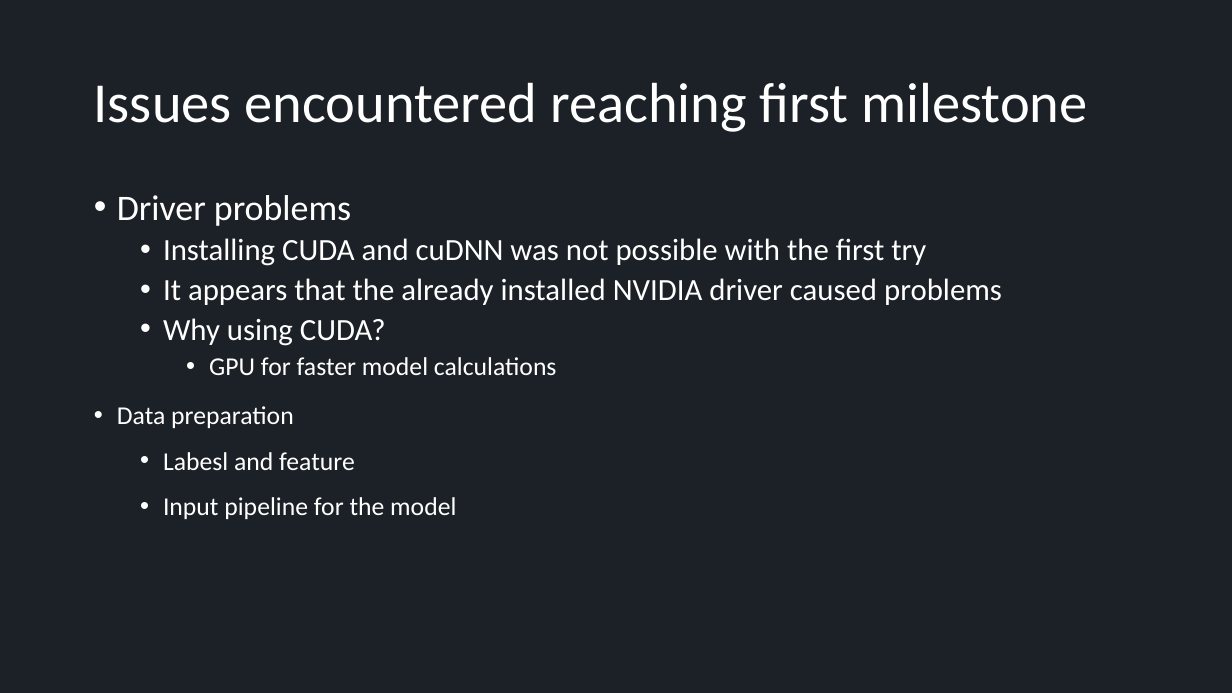
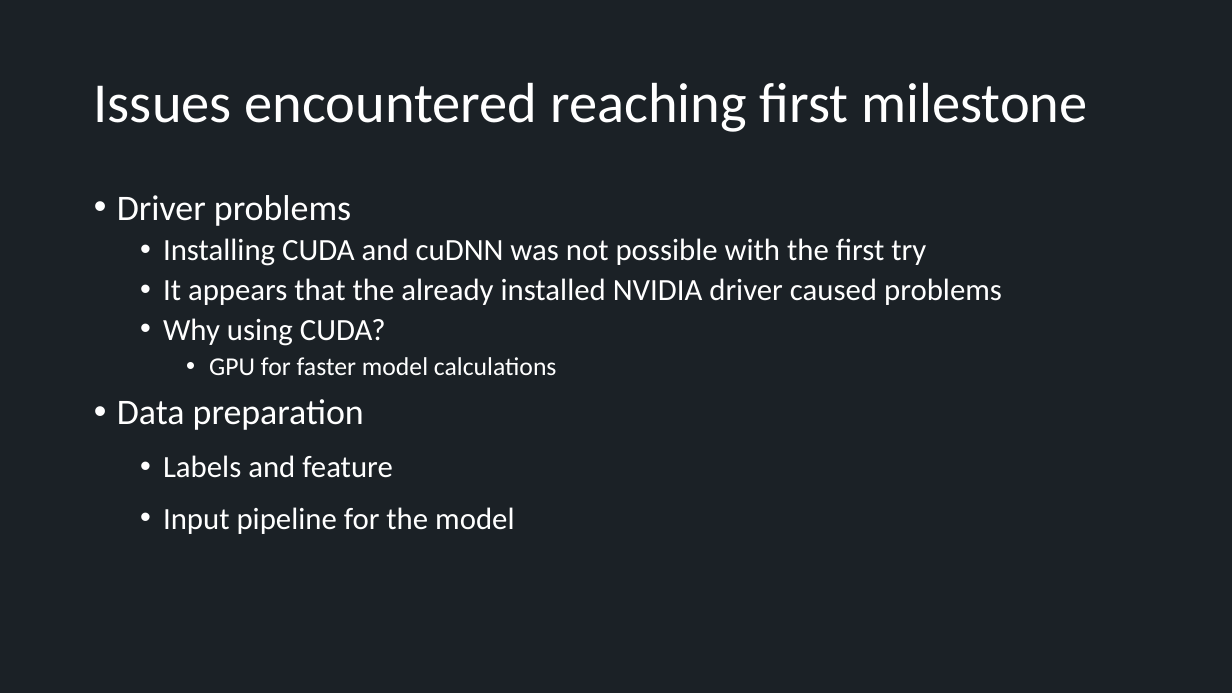
Before and after one commit to GreNait/technical-thesis, a slide deck: slide 21 of status_quo.pptx (slide 11 before the commit). Drawn at 1232x693 pixels with LibreOffice and Linux fonts; fonts in the diff are those of the drawing. Boxes give left, top, right and bottom in pixels: in the first picture for what was removed or moved away, otherwise in the second. Text is boxed around its words. In the diff, an @@ line names an element or a change of style, - is before the commit and + after.

```diff
--- a/status_quo.pptx
+++ b/status_quo.pptx
@@ text at (117,399,514,534): size 20 to 28 pt in "Data preparation"; size 20 to 24 pt in "Input pipeline for the model"; line spacing 1 to 0.9; less space between paragraphs @@
@@ text at (163,455,393,478): text changed; size 20 to 24 pt @@
-  • Labesl and feature
+  • Labels and feature
```
Also in this commit, not shown: 3 other slides changed, 10 slides added.
